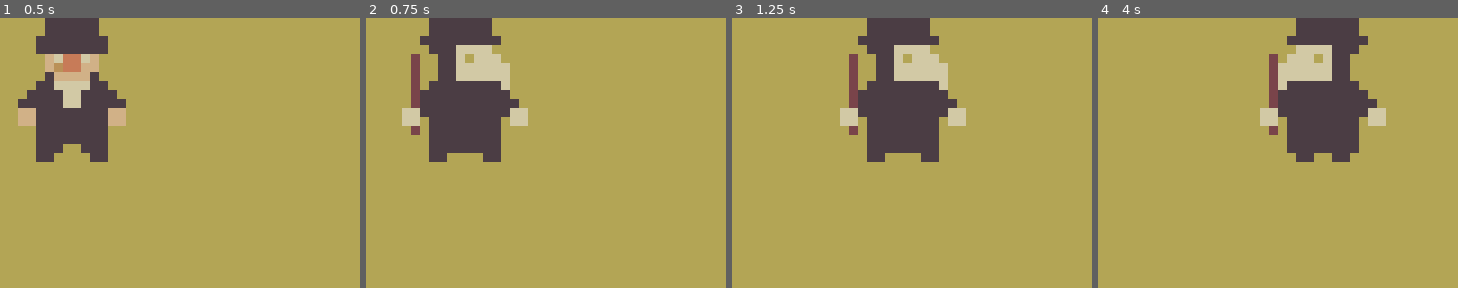
Above: before the commit, frames 1-4 (left to right).
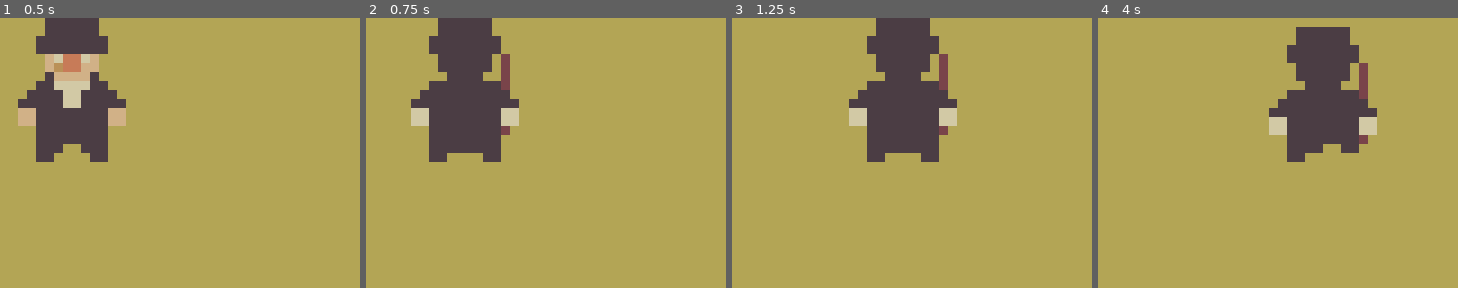
Above: after the commit, the same moments.

Repository: trevorwinser/PlaguePriest
Game: Godot game, scene res://maps/prologue/prologue_1/prologue_1.tscn
The game is run twice, just before and just after one commit, with the same random seed, the same clock (stepped at 60 frames per second) and the same inputs.
Inputs:
- Up to frame 1 (0.5 s): no input
- Up to frame 2 (0.75 s): tap Enter at 0.5 s; hold D (right) from 0.53 s (still down); hold X (switch) from 0.53 s (still down)
- Up to frame 3 (1.25 s): keep holding D (right); keep holding X (switch)
- Up to frame 4 (4 s): release D (right) at 1.28 s; release X (switch) at 1.28 s; hold S (down) 1.28-2.03 s; tap X (switch) at 1.35, 2.85 s; hold D (right) 2.03-2.78 s; hold X (switch) 2.03-2.78 s; hold W (up) 2.78-3.53 s; hold A (left) from 3.53 s (still down); hold X (switch) from 3.53 s (still down)

Frame 1 is identical in both runs. In frame 2, 3.7% of the frame differs, in the area x 10-45%, y 0-44%; in frame 3, 3.7%; in frame 4, 5.8%, in the area x 45-80%, y 0-54%.

Commit message:
Plague doctor works
- After fixing AMD Drivers, state travelling works at all times

Diff:
--- a/characters/mc/mc.gd
+++ b/characters/mc/mc.gd
@@ -43,8 +43,8 @@
 		state += "Idle"
 	if (is_priest):
 		priest_state.travel(state)
-	#else:
-		#plague_state.travel(state)
+	else:
+		plague_state.travel(state)
 
 func _input(event):
 	if event.is_action_pressed("switch"):
